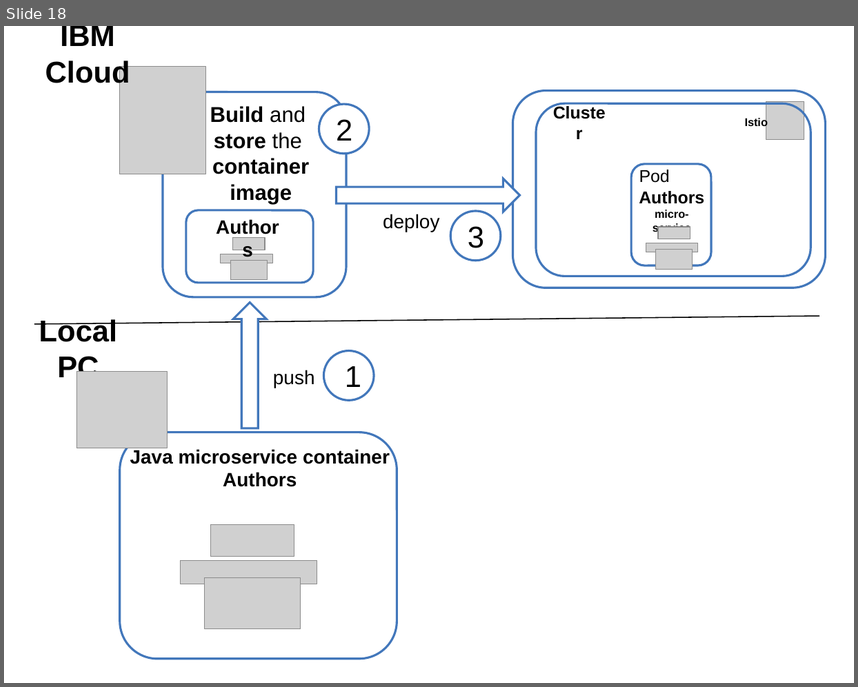
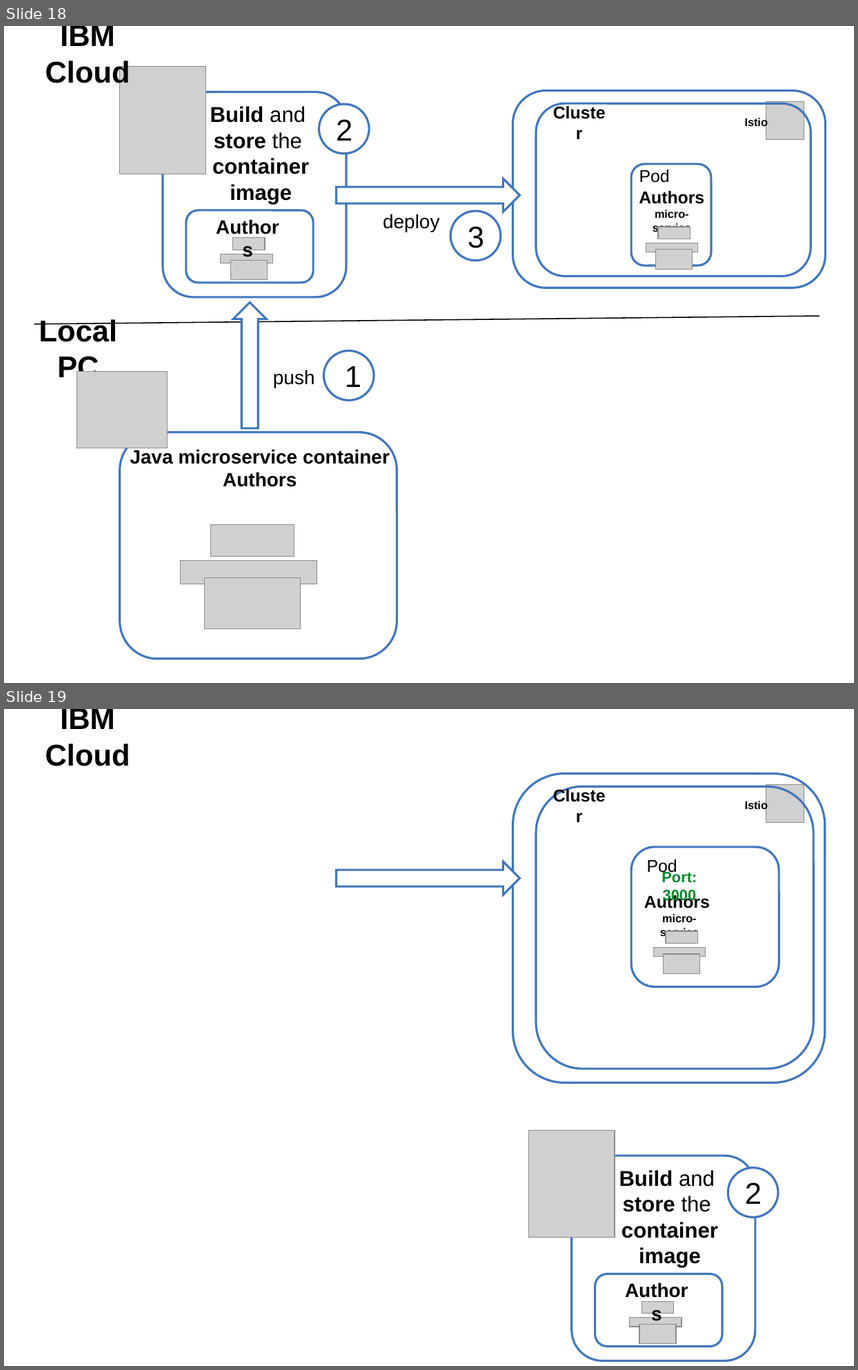
Before and after one commit to thomassuedbroecker/cloud-native-starter, a slide deck: workshop/images/architecture.pptx. Shown one above the other, each under a label of ours: slide 18 before the commit, slides 18 and 19 after it. The pictures are 858x687 and 858x1370 pixels, drawn with LibreOffice and Linux fonts; fonts in the diff are those of the drawing; grey boxes stand for pictures. Boxes give left, top, right and bottom in pixels: in the first picture for what was removed or moved away, otherwise in the second. Text is boxed around its words. In the diff, an @@ line names an element or a change of style, - is before the commit and + after.

```diff
--- a/workshop/images/architecture.pptx
+++ b/workshop/images/architecture.pptx
@@ slide 19 added at (4,709,854,1366), background #FFFFFF @@
@@ text added at (45,709,130,766), 28 pt, text #000000, bold @@
+IBM Cloud
@@ rounded rectangle added at (513,774,826,1083), outline #4277BB 2 pt @@
@@ rounded rectangle added at (536,786,813,1068), outline #4277BB 2 pt @@
@@ picture added at (766,785,804,823) @@
@@ text added at (548,792,611,819), 16 pt, text #000000, bold @@
+Cluster
@@ text added at (745,800,768,812), 10.5 pt, text #000000, bold @@
+Istio
@@ rounded rectangle added at (631,846,779,986), outline #4277BB 2 pt @@
@@ up arrow added at (336,861,520,895), fill #FFFFFF, outline #4277BB 2 pt @@
@@ text added at (647,859,677,876), 16 pt, text #000000 @@
+Pod
@@ text added at (662,870,697,904), 14 pt, text #00882B, bold @@
+Port: 3000
@@ text added at (644,894,710,938), 10.5 pt, text #000000, bold @@
+Authors micro-service
@@ picture added at (666,932,698,944) @@
@@ picture added at (653,947,706,956) @@
@@ picture added at (663,954,700,973) @@
@@ picture added at (528,1130,615,1238) @@
@@ rounded rectangle added at (572,1155,756,1360), outline #4277BB 2 pt @@
@@ text added at (619,1170,718,1267), 20 pt, text #000000, bold @@
+Build and
+store the
+container image
@@ ellipse added at (728,1167,778,1217), fill #FFFFFF, outline #4277BB 2 pt @@
@@ text added at (745,1182,762,1204), 28 pt, text #000000 @@
+2
@@ rounded rectangle added at (595,1274,723,1347), fill #FFFFFF, outline #4277BB 2 pt @@
@@ text added at (617,1274,700,1305), 18 pt, text #000000, bold @@
+Authors
@@ picture added at (642,1301,674,1313) @@
@@ picture added at (629,1317,682,1327) @@
@@ picture added at (639,1324,675,1344) @@
```
Also in this commit, not shown: 1 slide changed, 1 other file.
